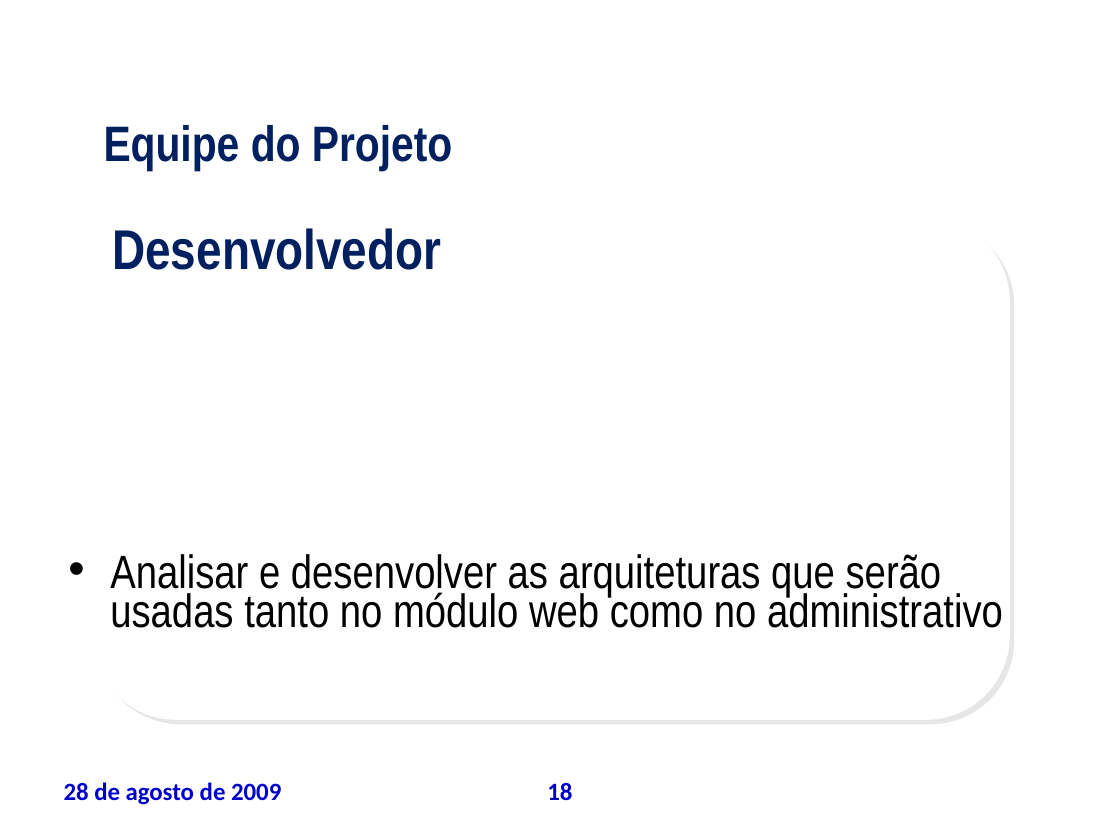
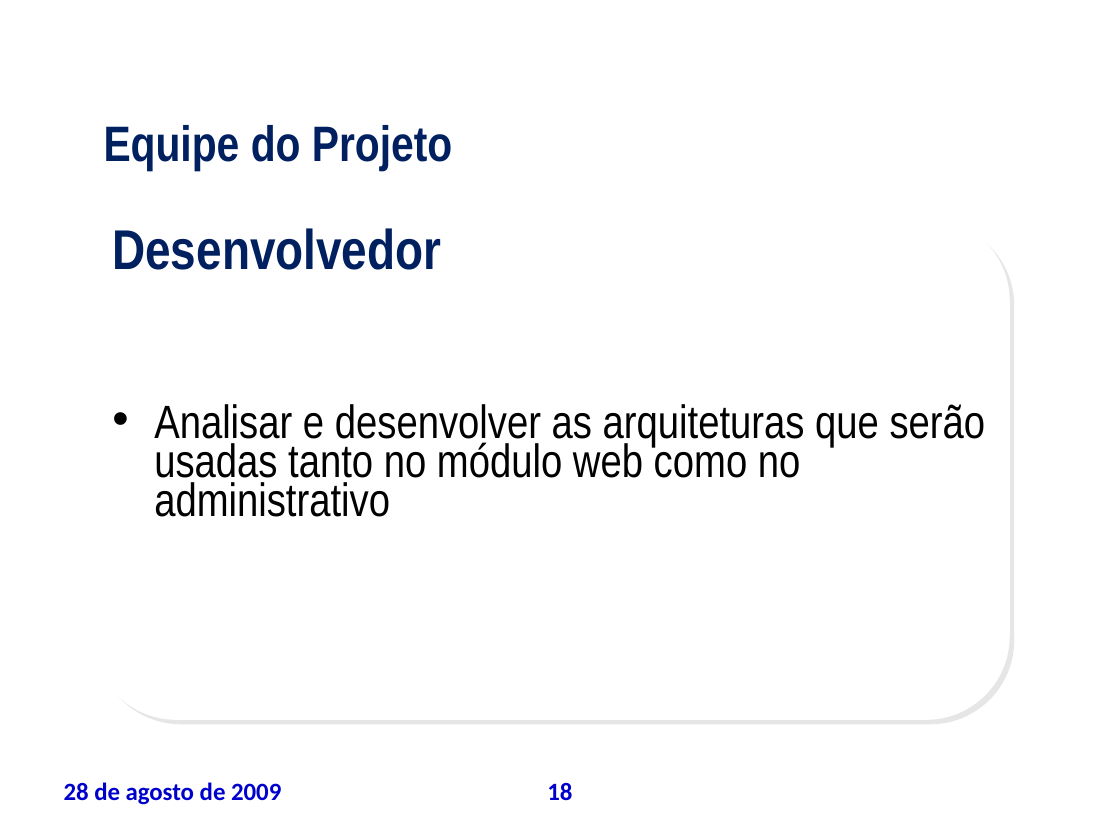
Before and after one commit to leoevaristo/psa20092, a slide deck: slide 18 of ARTEFATOS/TAP_apresentacao.ppt. Drawn at 1120x840 pixels with LibreOffice and Linux fonts; fonts in the diff are those of the drawing; background and template pictures are left out. Boxes give left, top, right and bottom in pixels: in the first picture for what was removed or moved away, otherwise in the second. Text is boxed around its words. In the diff, an @@ line names an element or a change of style, - is before the commit and + after.

```diff
--- a/ARTEFATOS/TAP_apresentacao.ppt
+++ b/ARTEFATOS/TAP_apresentacao.ppt
@@ text "Analisar e desenvolver as arquiteturas ..." rewrapped from [110, 554, 1003, 628] to [154, 404, 986, 517] @@
```
Also in this commit, not shown: 6 other slides changed.
